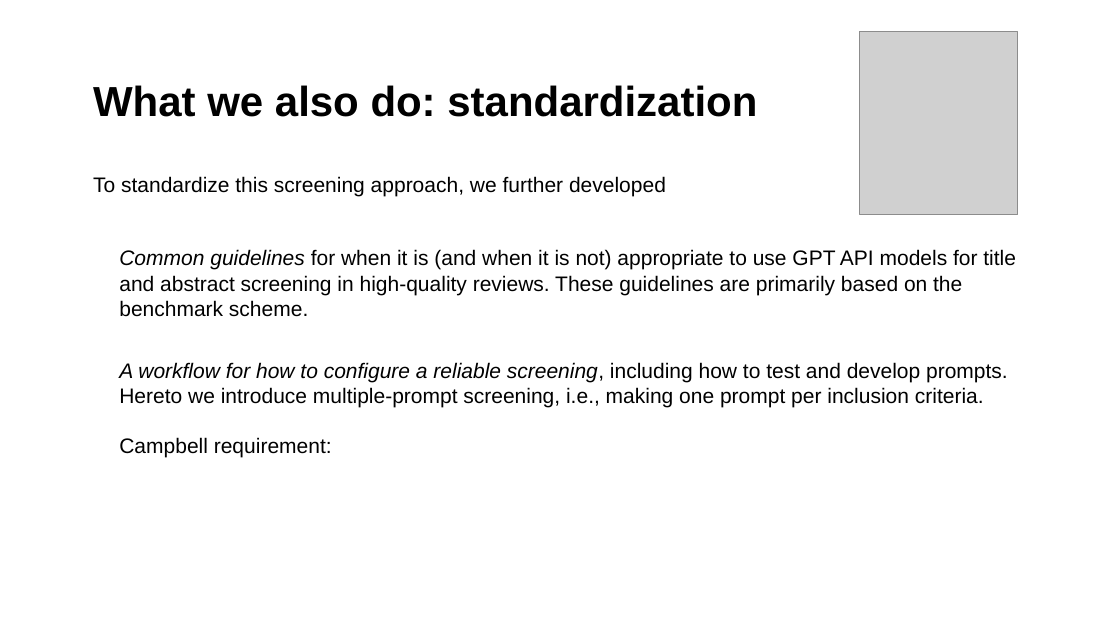
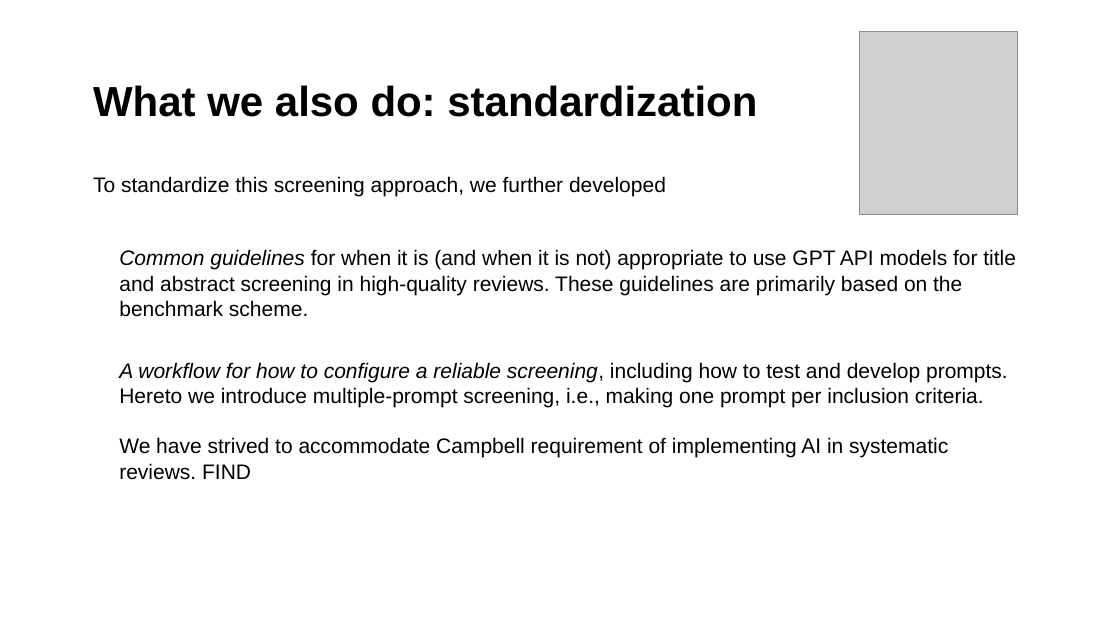
Before and after one commit to MikkelVembye/SRMA-SIG-presentation, a slide deck: slide 9 of SRMA SIG presentation 2024 .potx.pptx. Drawn at 1120x630 pixels with LibreOffice and Linux fonts; fonts in the diff are those of the drawing; grey boxes stand for pictures; background and template pictures are left out. Boxes give left, top, right and bottom in pixels: in the first picture for what was removed or moved away, otherwise in the second. Text is boxed around its words. In the diff, an @@ line names an element or a change of style, - is before the commit and + after.

```diff
--- a/SRMA SIG presentation 2024 .potx.pptx
+++ b/SRMA SIG presentation 2024 .potx.pptx
@@ text at <box>119,437,948,480</box>: text changed @@
-• Campbell requirement:
+• We have strived to accommodate Campbell requirement of implementing AI in systematic reviews. FIND
```
Also in this commit, not shown: 8 other slides changed, 2 slides added, 1 slide removed.
